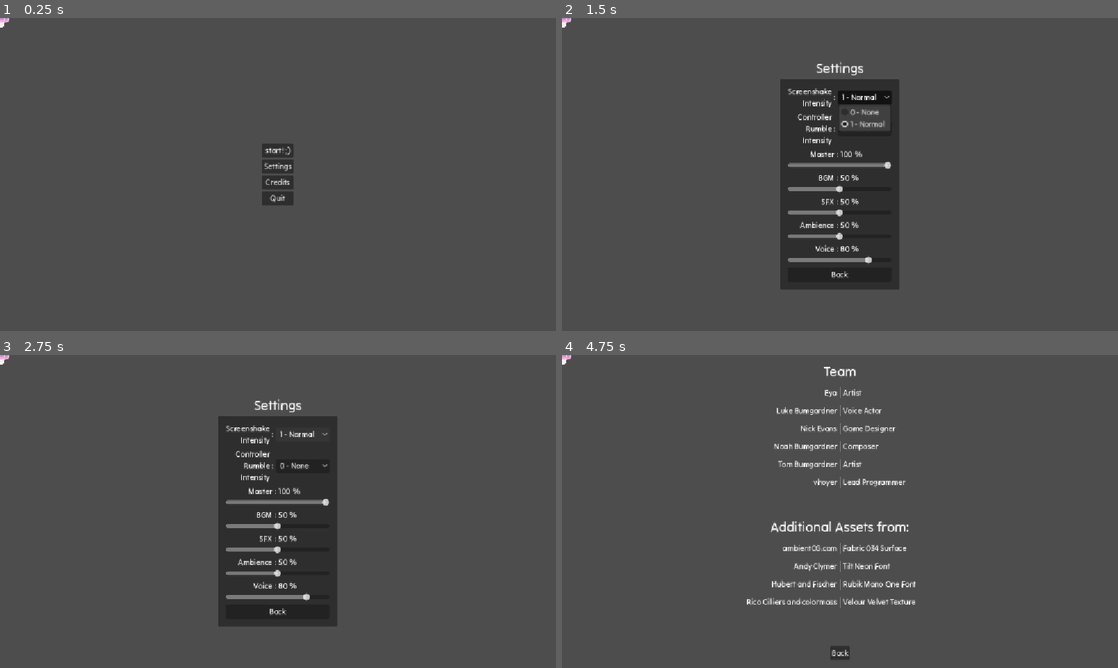
Above: before the commit, frames 1-4 (two rows, left to right).
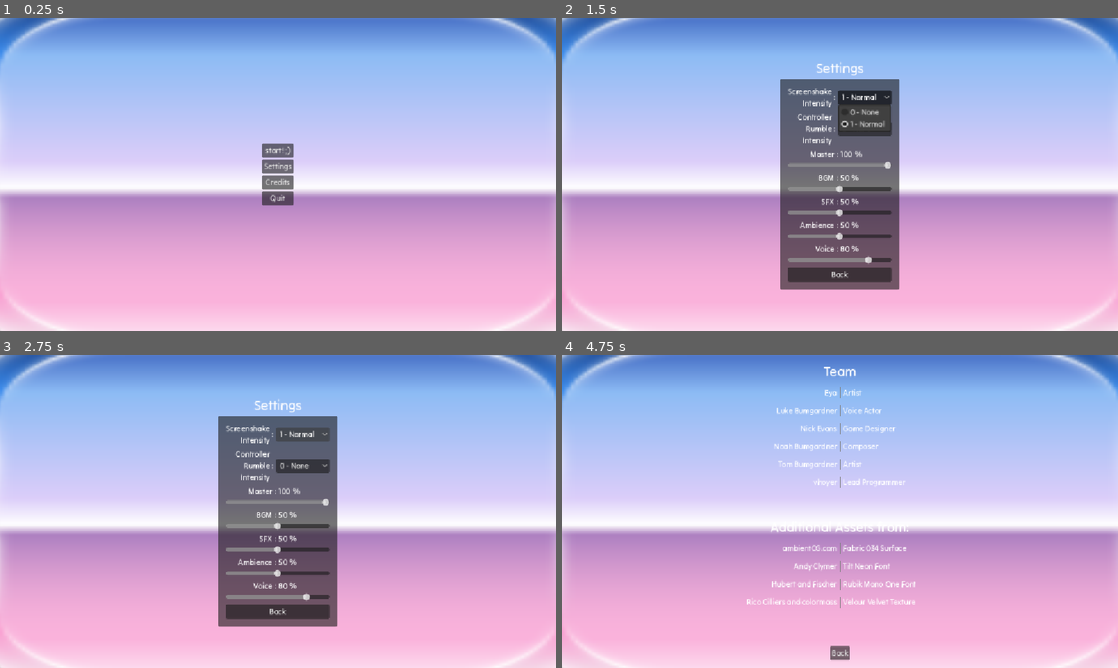
Above: after the commit, the same moments.

Repository: vhoyer/ludum_dare_60
Game: Godot game, scene res://stages/main_menu/main_menu.tscn
The game is run twice, just before and just after one commit, with the same random seed, the same clock (stepped at 60 frames per second) and the same inputs.
Inputs:
- Up to frame 1 (0.25 s): no input
- Up to frame 2 (1.5 s): click "Settings" at 0.5 s; click "1 - Normal" at 1.25 s
- Up to frame 3 (2.75 s): click "1 - Normal" at 2 s
- Up to frame 4 (4.75 s): click "0 - None" at 2.75 s; click "Back" at 3.5 s; click "Credits" at 4.25 s

The runs differ from the first frame. In frame 1, 100% of the frame differs, in the area x 0-100%, y 0-100%; in frame 2, 98%; in frame 3, 99%; in frame 4, 100%.

Commit message:
Add Default Background to Gameplay, Save Scenes

Diff:
--- a/components/background_default/background_default.tscn
+++ b/components/background_default/background_default.tscn
@@ -3,6 +3,7 @@
 [ext_resource type="Texture2D" uid="uid://cxyp8fc1co4sa" path="res://assets/dice/blank.png" id="1_bxnyb"]
 
 [node name="BackgroundDefault" type="MarginContainer" unique_id=1785069674]
+z_index = -10
 anchors_preset = 15
 anchor_right = 1.0
 anchor_bottom = 1.0
--- a/stages/credits/credits.tscn
+++ b/stages/credits/credits.tscn
@@ -21,8 +21,7 @@
 grow_vertical = 2
 
 [node name="BackgroundDefault" parent="." unique_id=1785069674 instance=ExtResource("1_ufutd")]
-layout_mode = 0
-anchors_preset = 0
+layout_mode = 1
 
 [node name="VBoxContainer" type="VBoxContainer" parent="." unique_id=1866837023]
 layout_mode = 1
--- a/stages/lose/lose.tscn
+++ b/stages/lose/lose.tscn
@@ -12,8 +12,7 @@
 grow_vertical = 2
 
 [node name="BackgroundDefault" parent="." unique_id=1785069674 instance=ExtResource("1_04vlq")]
-layout_mode = 0
-anchors_preset = 0
+layout_mode = 1
 
 [node name="MarginContainer" type="MarginContainer" parent="." unique_id=201865142]
 layout_mode = 1
--- a/stages/main/main.tscn
+++ b/stages/main/main.tscn
@@ -1,6 +1,7 @@
 [gd_scene format=3 uid="uid://boew20gyqimy6"]
 
 [ext_resource type="Script" uid="uid://bjdopl13o6krk" path="res://stages/main/main.gd" id="1_60rri"]
+[ext_resource type="PackedScene" uid="uid://bqnj75ank41t6" path="res://components/background_default/background_default.tscn" id="2_drn0y"]
 [ext_resource type="PackedScene" uid="uid://cpsa1qlgdobpb" path="res://components/game_tug_of_war/game_tug_of_war.tscn" id="2_usqqw"]
 [ext_resource type="PackedScene" uid="uid://usqu7frh72wo" path="res://components/game_cursor/game_cursor.tscn" id="2_woy08"]
 [ext_resource type="PackedScene" uid="uid://kfbhin5nkdnx" path="res://components/game_table/game_table.tscn" id="5_no1gd"]
@@ -51,6 +52,10 @@
 grow_vertical = 2
 script = ExtResource("1_60rri")
 
+[node name="BackgroundDefault" parent="." unique_id=1785069674 instance=ExtResource("2_drn0y")]
+z_index = -10
+layout_mode = 1
+
 [node name="MainColumns" type="HBoxContainer" parent="." unique_id=1820559237]
 layout_mode = 1
 anchors_preset = 15
--- a/stages/main_menu/main_menu.tscn
+++ b/stages/main_menu/main_menu.tscn
@@ -18,8 +18,7 @@
 grow_vertical = 2
 
 [node name="BackgroundDefault" parent="." unique_id=1785069674 instance=ExtResource("1_onbu3")]
-layout_mode = 0
-anchors_preset = 0
+layout_mode = 1
 
 [node name="MainCentered" type="CenterContainer" parent="." unique_id=1983816057]
 layout_mode = 1
--- a/stages/settings_menu/settings_menu.tscn
+++ b/stages/settings_menu/settings_menu.tscn
@@ -14,8 +14,7 @@
 script = ExtResource("1_ttqbk")
 
 [node name="BackgroundDefault" parent="." unique_id=1785069674 instance=ExtResource("2_xfgow")]
-layout_mode = 0
-anchors_preset = 0
+layout_mode = 1
 
 [node name="TextureRect" type="TextureRect" parent="." unique_id=2023396947]
 self_modulate = Color(1, 1, 1, 0.4)
--- a/stages/win/win.tscn
+++ b/stages/win/win.tscn
@@ -12,8 +12,7 @@
 grow_vertical = 2
 
 [node name="BackgroundDefault" parent="." unique_id=1785069674 instance=ExtResource("1_gnyxa")]
-layout_mode = 0
-anchors_preset = 0
+layout_mode = 1
 
 [node name="MarginContainer" type="MarginContainer" parent="." unique_id=201865142]
 layout_mode = 1
